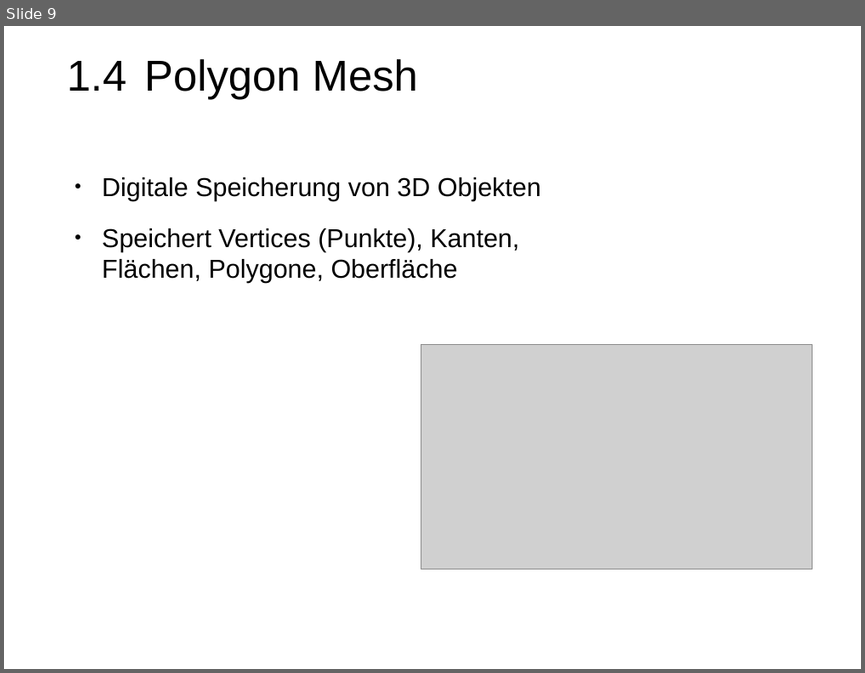
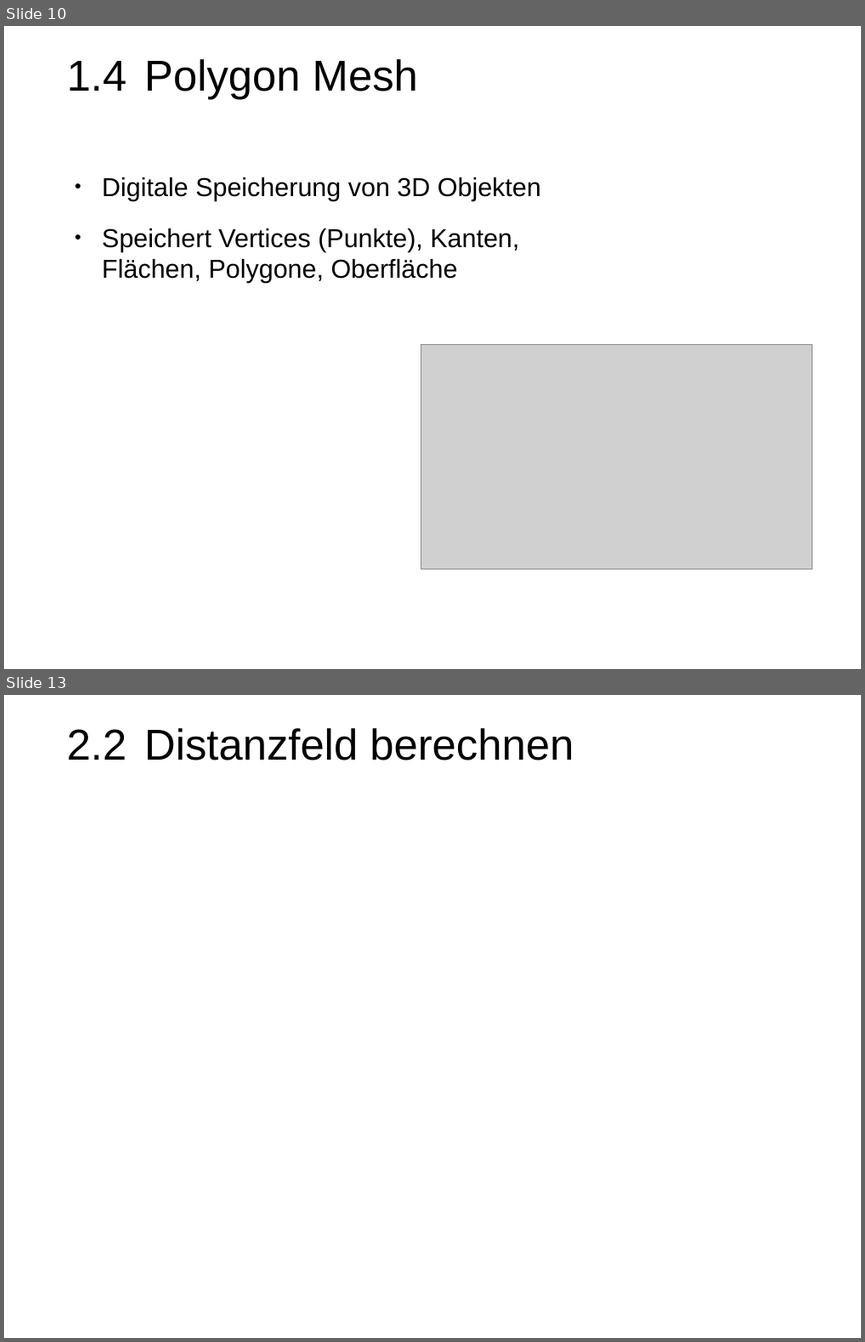
Before and after one commit to PhilippLambracht/prosem_mse, a slide deck: slides/slides.odp. Shown one above the other, each under a label of ours: slide 9 before the commit, slides 10 and 13 after it; the slides between them are not shown. The pictures are 865x673 and 865x1342 pixels, drawn with LibreOffice and Linux fonts; fonts in the diff are those of the drawing; grey boxes stand for pictures. Boxes give left, top, right and bottom in pixels: in the first picture for what was removed or moved away, otherwise in the second. Text is boxed around its words. In the diff, an @@ line names an element or a change of style, - is before the commit and + after.

```diff
--- a/slides/slides.odp
+++ b/slides/slides.odp
@@ slide 13 added at bbox=[4, 695, 861, 1338], background #FFFFFF @@
@@ text added at bbox=[67, 728, 574, 760], 40 pt, text #000000 @@
+2.2 Distanzfeld berechnen
@@ what was slide 9 is now slide 10 @@
```
Also in this commit, not shown: 3 other slides added.
